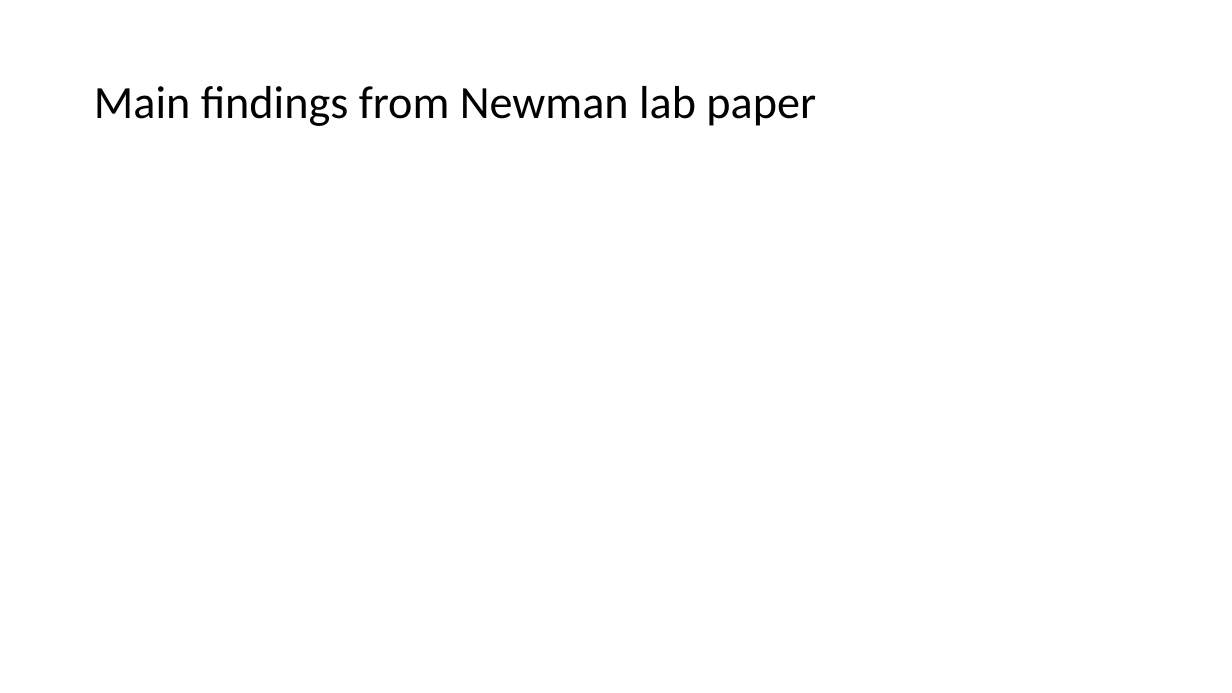
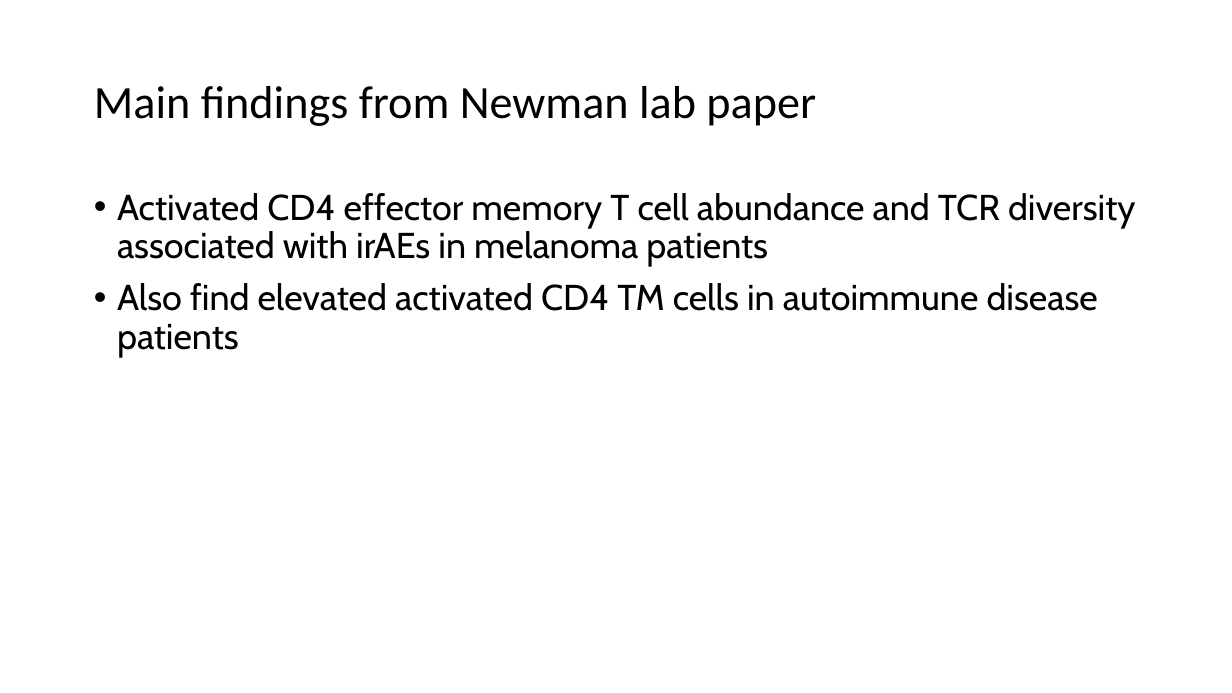
Before and after one commit to tybottorff/bottorffdocs, a slide deck: slide 3 of linsley_postdoc/presentations/weekly_meetings/10_5_23.pptx. Drawn at 1232x693 pixels with LibreOffice and Linux fonts; fonts in the diff are those of the drawing. Boxes give left, top, right and bottom in pixels: in the first picture for what was removed or moved away, otherwise in the second. Text is boxed around its words. In the diff, an @@ line names an element or a change of style, - is before the commit and + after.

```diff
--- a/linsley_postdoc/presentations/weekly_meetings/10_5_23.pptx
+++ b/linsley_postdoc/presentations/weekly_meetings/10_5_23.pptx
@@ text added at box(117, 193, 1135, 358), 28 pt, text #000000 @@
+• Activated CD4 effector memory T cell abundance and TCR diversity associated with irAEs in melanoma patients
+• Also find elevated activated CD4 TM cells in autoimmune disease patients
```
Also in this commit, not shown: 1 other slide changed, 7 slides added, 5 slides removed.
